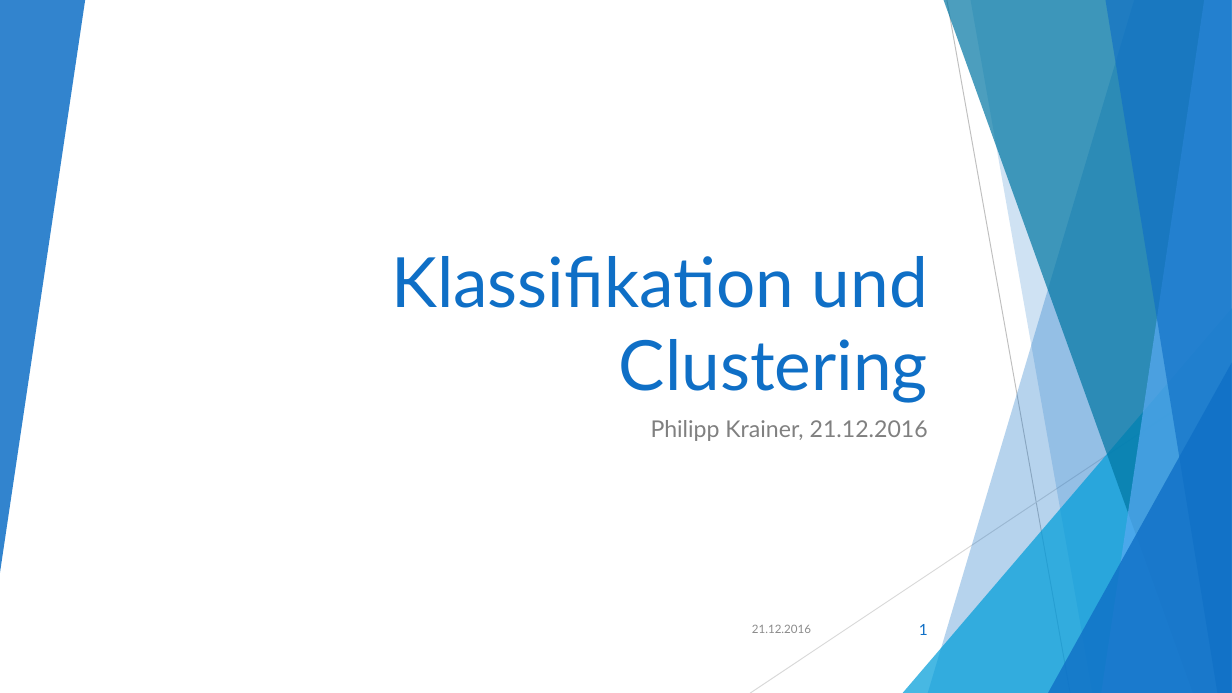
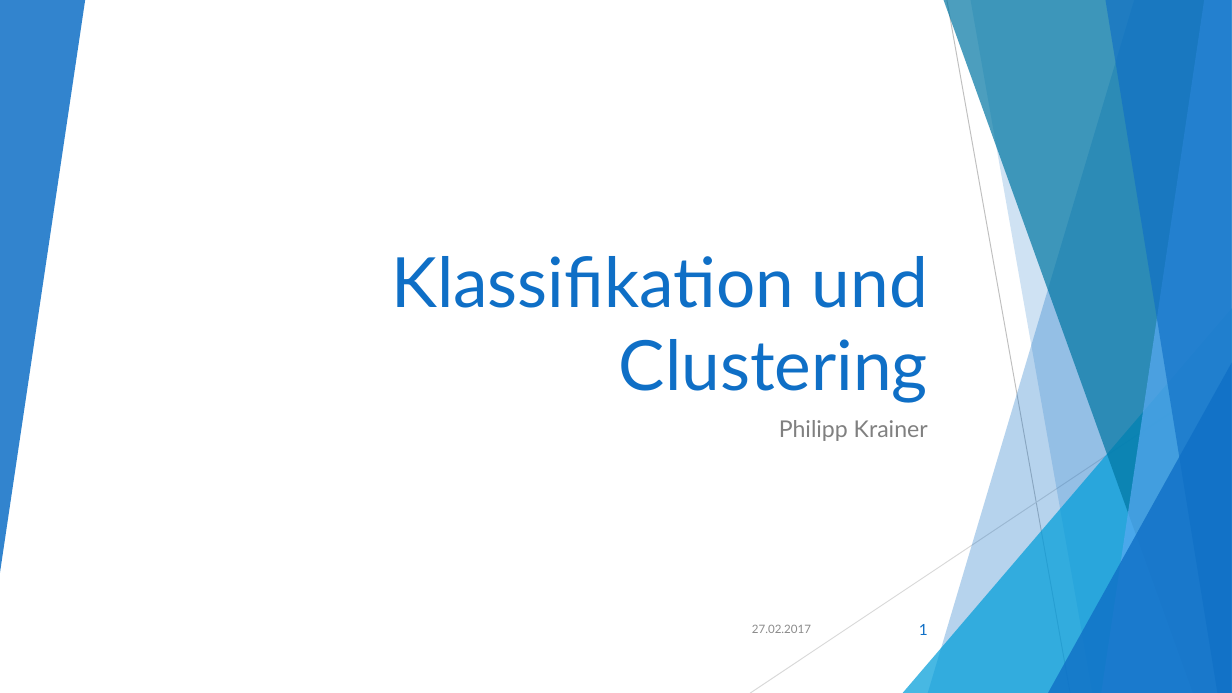
Before and after one commit to akio4800/fh, a slide deck: slide 1 of Klassifikation und Clustering.pptx. Drawn at 1232x693 pixels with LibreOffice and Linux fonts; fonts in the diff are those of the drawing. Boxes give left, top, right and bottom in pixels: in the first picture for what was removed or moved away, otherwise in the second. Text is boxed around its words. In the diff, an @@ line names an element or a change of style, - is before the commit and + after.

```diff
--- a/Klassifikation und Clustering.pptx
+++ b/Klassifikation und Clustering.pptx
@@ subtitle at (779,420,928,441): text changed @@
-Philipp Krainer, 21.12.2016
+Philipp Krainer
@@ text at (752,625,811,633): text changed @@
-21.12.2016
+27.02.2017
```
Also in this commit, not shown: 15 other slides changed, 3 slides added, 2 slides removed, 2 other files.
